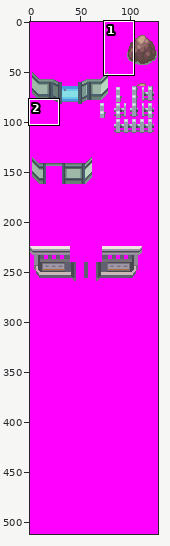
Sprite sheet: tiles/oreburgh/middle.png. The first picture is a wide view before the edit; the outline marks the close-up.
Close-up. Before the edit:
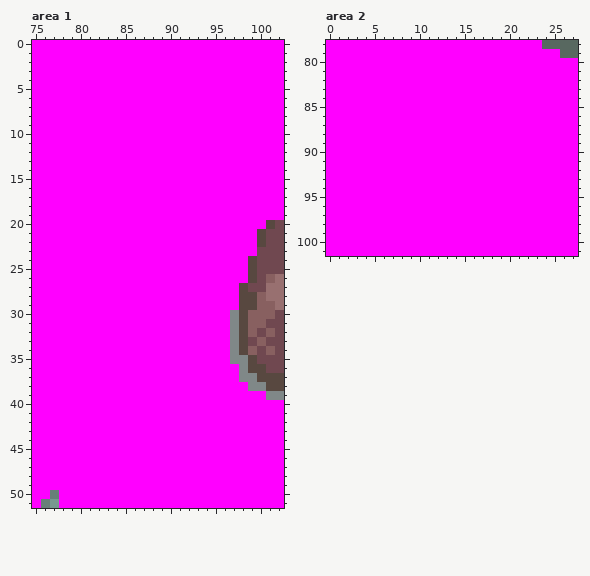
The file is 128x512 pixels. Shown: area 1: x 75..102, y 0..51; area 2: x 0..27, y 78..101. The commit also changed other parts of the picture, which this record leaves out.
After:
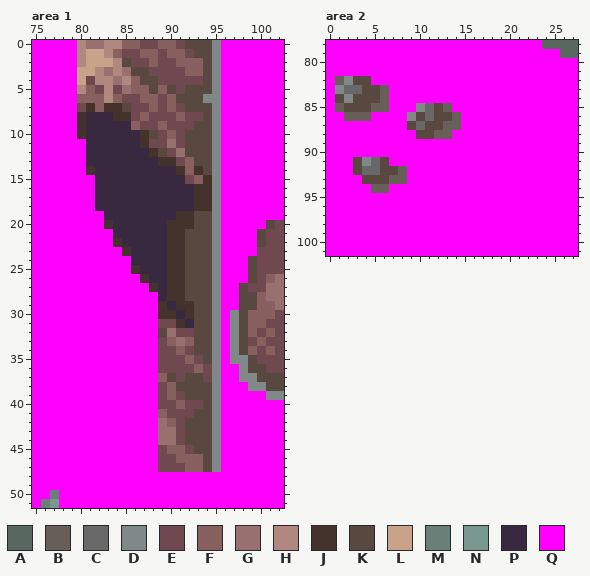
Palette (. is transparent): A #586860  B #686058  C #686868  D #808888  E #704850  F #886060  G #987070  H #b08880  J #44322c  K #584840  L #c9a28a  M #688078  N #789890  P #382840  Q #ff00ff
Changes in this commit:
Changed rows in their new state; - is an unchanged pixel.
Area 1:
first column x 80:
 0 HGGHHFFEEFFEKKKD
 1 HLLHFEEFFEFFEKKD
 2 HLLLHKEEFEEFFFKD
 3 LLHGHGKKEEEEFFKD
 4 LEHHGHFKKEEEEEKD
 5 HFEHEGFFKFKEKKKD
 6 FFFHFEEFFEFKKKDD
 7 EJFJJKEEFEFEKKKD
 8 JPPPJJEFEEEFEEKD
 9 JPPPPPFEEFEEEKKD
10 JPPPPPPJKEFEKKKD
11 -PPPPPPJEEGEKKKD
12 -PPPPPPPJKEGKKKD
13 -PPPPPPPPJJEFKKD
14 -JPPPPPPPPPJFJKD
15 --PPPPPPPPPPEFJD
16 --PPPPPPPPPPPJJD
17 --PPPPPPPPPPPJJD
18 --PPPPPPPPPPPJJD
19 ---PPPPPPPPJJKKD
20 ---JPPPPPPJJJKKD
21 ----PPPPPPJJKKKD
22 ----JPPPPPJJKKKD
23 -----JPPPPJJKKKD
24 ------PPPPJJKKKD
25 ------JPPPJJKKKD
26 -------JPPJJKKKD
27 --------JPJJKKKD
28 ---------PJJKKKD
29 ---------JPJJKKD
30 ---------JJPJKKD
31 ---------EEJPKKD
32 ---------KGEEKKD
33 ---------EFGFKKD
34 ---------EEFEKKD
35 ---------EEEFEKD
36 ---------EEEEFED
37 ---------FKEKKED
38 ---------EFKKKKD
39 ---------EFEKKKD
40 ---------EEFEEKD
41 ---------FEEEKKD
42 ---------GFEKKKD
43 ---------GGEKKKD
44 ---------GGEKKKD
45 ---------EFFEKKD
46 ---------EEFFFKD
47 ---------EEEFFKD
Area 2:
first column x 1:
 82 BDKK----------
 83 DCCKKB--------
 84 KDKKKB--------
 85 BKKKBB---DCKB-
 86 -BBB----DKCKKB
 87 --------KCKKBB
 88 ---------KKBB-
 91 --KDCK--------
 92 --KCCKKB------
 93 ---KKKBB------
 94 ----BB--------
